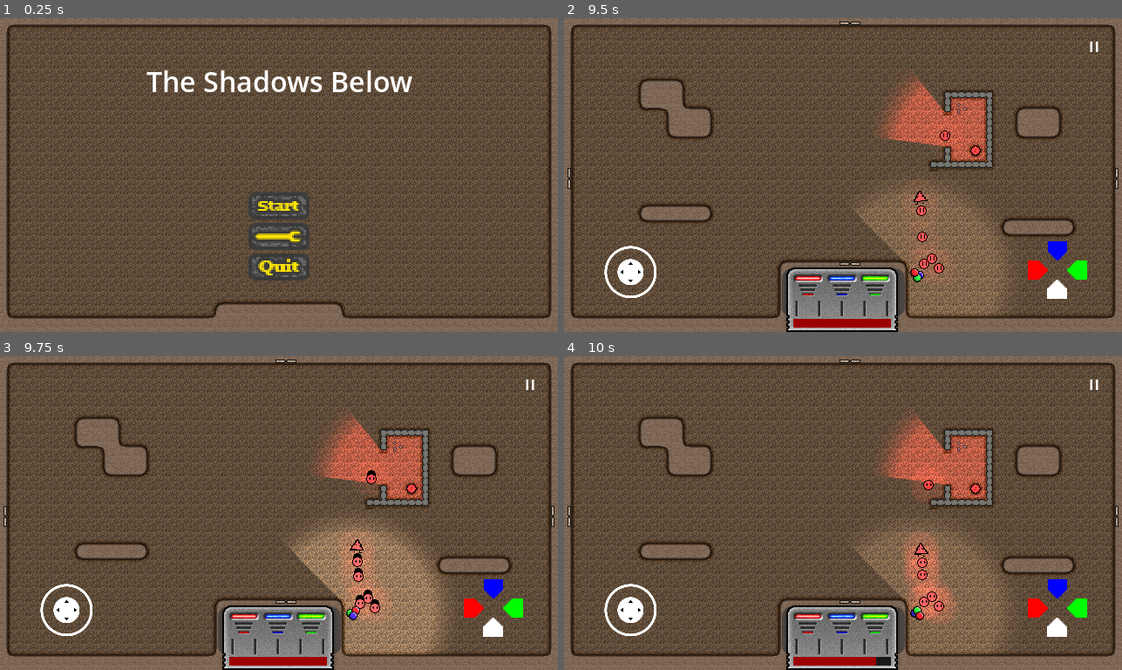
Above: before the commit, frames 1-4 (two rows, left to right).
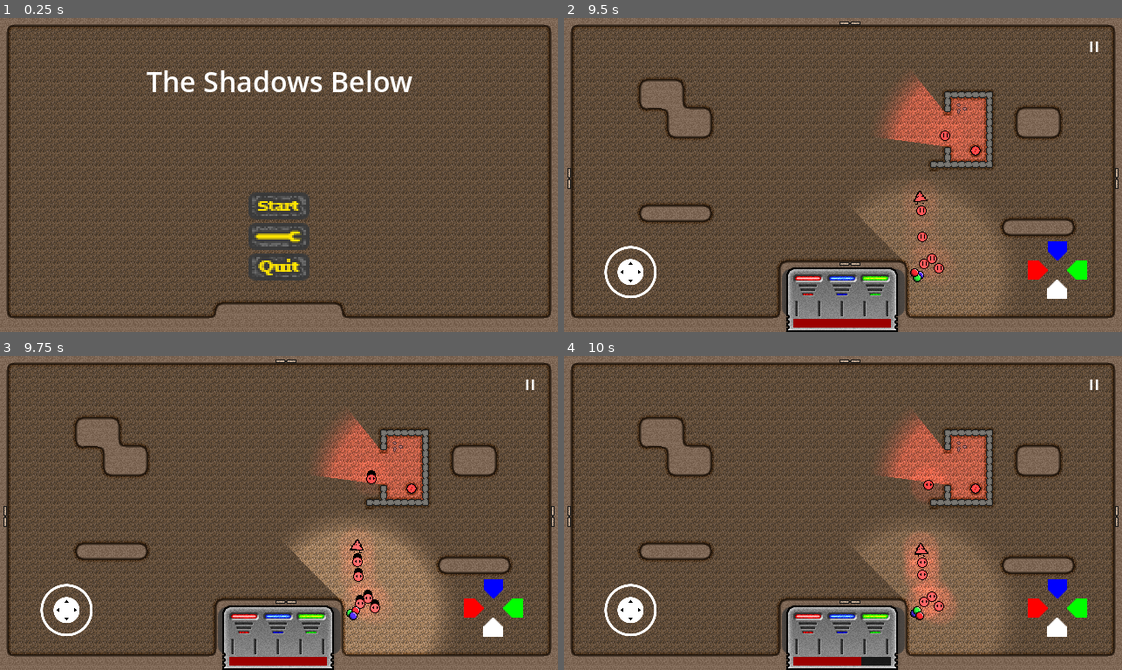
Above: after the commit, the same moments.

Repository: Degenerate-Games/shadows-below
Game: Godot game, scene res://scenes/menus/main_menu.tscn
The game is run twice, just before and just after one commit, with the same random seed, the same clock (stepped at 60 frames per second) and the same inputs. Sound files missing from this copy of the repository are replaced by a short silence.
Inputs (mouse positions are in pixels of both pictures, inside the frame that each line leads up to):
- Up to frame 1 (0.25 s): no input
- Up to frame 2 (9.5 s): click (843, 206) at 0.5 s; click (843, 206) at 1.25 s; click "Endless Mode" at 2 s; tap Enter at 2.75 s; move the mouse to (965, 159) at 2.77 s; hold D (move_right) 2.78-3.5 s; tap B (bake) at 2.85 s; click (965, 159) at 2.92 s; drag from (731, 190) to (988, 234) at 3.52 s; move the mouse to (898, 105) at 4.27 s; hold D (move_right) 4.28-5 s; tap K (mixing_ui_clear) at 4.35 s; drag from (815, 237) to (976, 149) at 5.02 s; move the mouse to (1010, 222) at 5.77 s; hold A (move_left) 5.78-6.5 s; tap J (mixing_ui_red) at 5.85 s; drag from (675, 127) to (569, 178) at 6.52 s; move the mouse to (870, 175) at 7.27 s; hold S (move_down) 7.28-8 s; tap I (mixing_ui_blue) at 7.35 s; click (870, 175) at 7.42 s; drag from (759, 96) to (1116, 178) at 8.02 s; move the mouse to (965, 159) at 8.77 s; hold W (move_up) from 8.78 s (still down); tap L (mixing_ui_green) at 8.85 s
- Up to frame 3 (9.75 s): release W (move_up) at 9.5 s; drag from (167, 528) to (284, 362) at 9.52 s
- Up to frame 4 (10 s): no input

Frames 1-3 are identical in both runs. In frame 4, less than 0.1% of the frame differs, in the area x 53-56%, y 95-99%.

Commit message:
Double enemy damage

Diff:
--- a/scripts/enemies/enemy.gd
+++ b/scripts/enemies/enemy.gd
@@ -127,7 +127,7 @@
 func damage_player():
 	if not touching_player:
 		return
-	get_tree().call_group("player", "take_damage", 0.25)
+	get_tree().call_group("player", "take_damage", 0.5)
 
 func _on_timer_timeout():
 	create_path()
